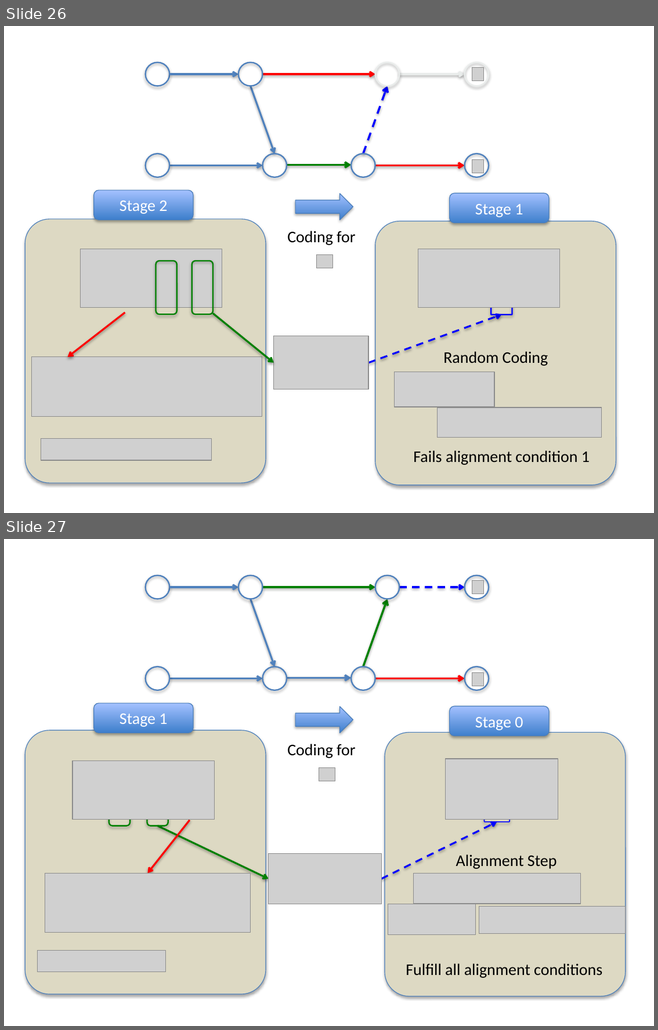
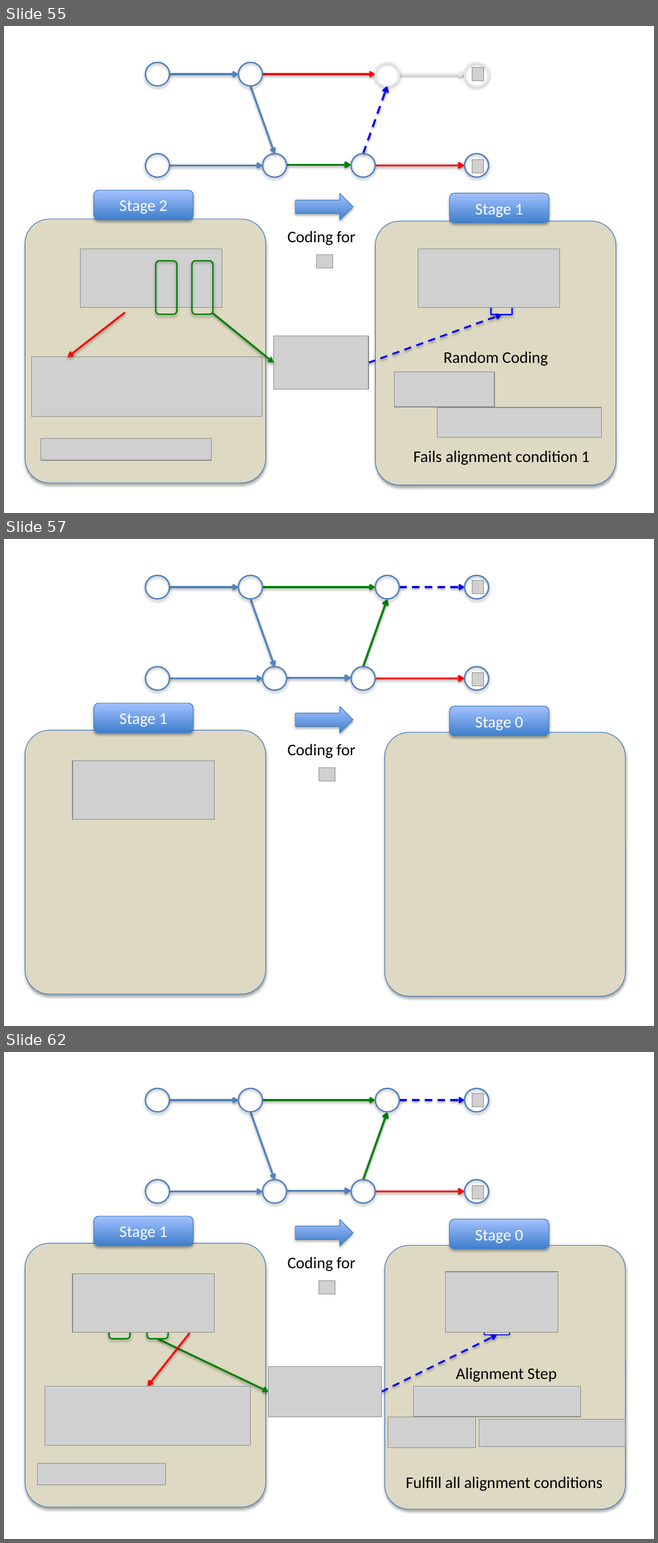
Before and after one commit to weifei/tuz, a slide deck: ExampleSlides.pptx. Shown one above the other, each under a label of ours: slides 26 and 27 before the commit, slides 55, 57 and 62 after it; the slides between them are not shown. The pictures are 658x1030 and 658x1543 pixels, drawn with LibreOffice and Linux fonts; fonts in the diff are those of the drawing; grey boxes stand for pictures; background and template pictures are left out. Boxes give left, top, right and bottom in pixels: in the first picture for what was removed or moved away, otherwise in the second. Text is boxed around its words. In the diff, an @@ line names an element or a change of style, - is before the commit and + after.

```diff
--- a/ExampleSlides.pptx
+++ b/ExampleSlides.pptx
@@ slide 57 added at (4,539,654,1026), background #FFFFFF @@
@@ group added at (146,576,489,690): 8 ellipses, 8 arrows @@
@@ picture added at (471,581,484,594) @@
@@ picture added at (471,673,484,686) @@
@@ rounded rectangle added at (94,703,193,733), fill gradient #3F80CE to #A4C4FF, outline #4B7EBC 0.75 pt, 18 pt, text #FFFFFF @@
+Stage 1
@@ right arrow added at (295,707,353,733), fill gradient #3F80CE to #A4C4FF, outline #4B7EBC 0.75 pt @@
@@ rounded rectangle added at (449,706,549,736), fill gradient #3F80CE to #A4C4FF, outline #4B7EBC 0.75 pt, 18 pt, text #FFFFFF @@
+Stage 0
@@ rounded rectangle added at (25,730,265,994), fill #DDD9C3, outline #4B7EBC 0.75 pt @@
@@ text added at (287,744,355,758), 18 pt, text #000000 @@
+Coding for
@@ rounded rectangle added at (384,733,625,996), fill #DDD9C3, outline #4B7EBC 0.75 pt @@
@@ picture added at (72,761,214,819) @@
@@ picture added at (319,768,335,781) @@
@@ what was slide 26 is now slide 55 @@
@@ what was slide 27 is now slide 62 @@
```
Also in this commit, not shown: 1 slide changed, 34 other slides added.
